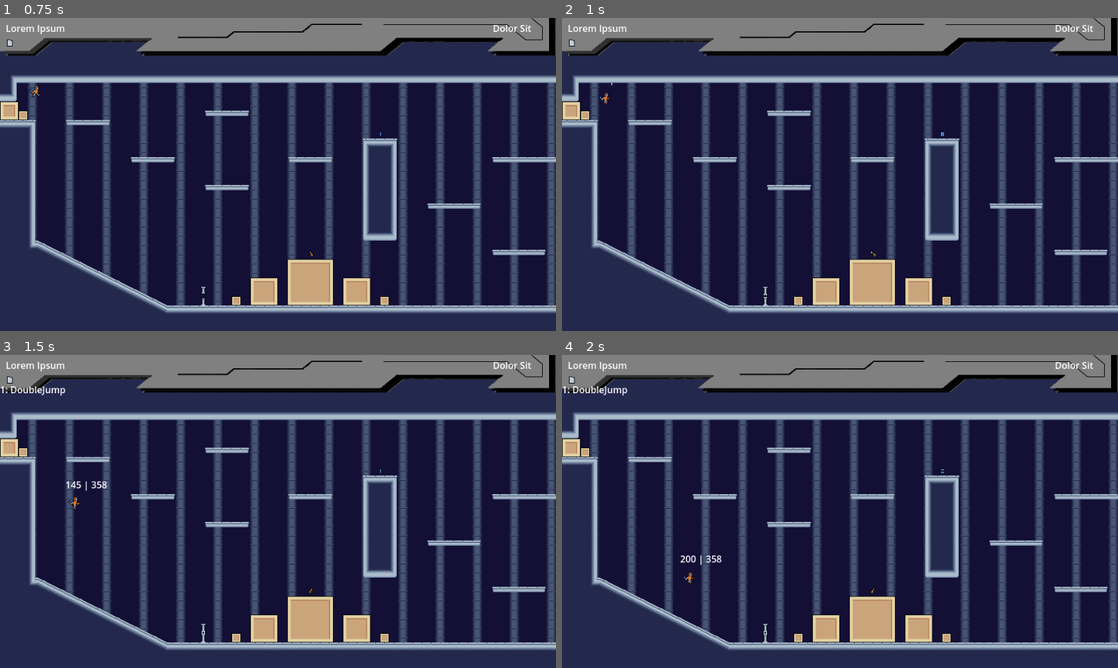
Above: before the commit, frames 1-4 (two rows, left to right).
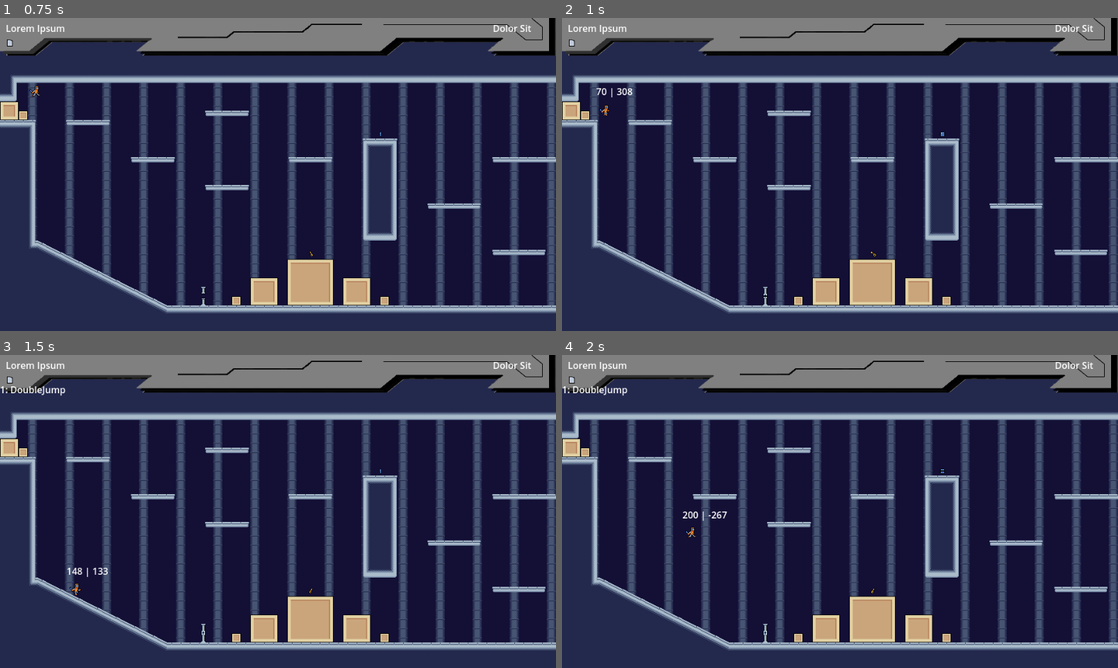
Above: after the commit, the same moments.

Repository: Cradac/H.O.R.S.T.
Game: Godot game, scene res://basic_scene.tscn
The game is run twice, just before and just after one commit, with the same random seed, the same clock (stepped at 60 frames per second) and the same inputs.
Inputs:
- Up to frame 1 (0.75 s): hold Right (move_right) from 0.53 s (still down); hold Space (jump) from 0.53 s (still down)
- Up to frame 2 (1 s): keep holding Right (move_right); keep holding Space (jump)
- Up to frame 3 (1.5 s): keep holding Right (move_right); release Space (jump) at 1.28 s; tap F (action) at 1.35 s
- Up to frame 4 (2 s): keep holding Right (move_right); tap Space (jump) at 1.52, 1.55, 1.82 s

Frame 1 is identical in both runs. In frame 2, 0.1% of the frame differs, in the area x 6-13%, y 20-32%; in frame 3, 0.2%; in frame 4, 0.3%, in the area x 21-30%, y 50-73%.

Commit message:
added ability items

Diff:
--- a/Character.gd
+++ b/Character.gd
@@ -6,8 +6,8 @@
 @export var FRICTION = 500
 @export var JUMP_FORCE = 250
 @export var GRAVITY = 500
-@export var DOWN_GRAVITY = 500
-@export var POST_JUMP_GRAVITY = 500
+@export var DOWN_GRAVITY = 1500
+#@export var POST_JUMP_GRAVITY = 500
 @export var ram_size = 1
 @onready var _animated_sprite = $AnimatedSprite2D
 
@@ -88,7 +88,6 @@
 	get_node("speed").text = str( round(velocity.x) ) + " | " + str( round(velocity.y))
 	move_and_slide()
 	if is_on_floor() and in_jump:
-		print("reset jump")
 		in_jump = false
 
 	if is_on_floor() and velocity.y > 100:
--- /dev/null
+++ b/interactables/chargedjumpitem.gd
@@ -0,0 +1,9 @@
+class_name ChargedJumpItem extends Area2D
+
+var picked_up = false
+
+func _on_body_entered(body):
+	if !picked_up:
+		(body as Player).equip(ChargedJump.new())
+		picked_up = true
+		visible = false
--- /dev/null
+++ b/interactables/chargedjumpitem.tscn
@@ -0,0 +1,18 @@
+[gd_scene load_steps=4 format=3 uid="uid://cjxp1oxc8ed24"]
+
+[ext_resource type="Script" path="res://interactables/chargedjumpitem.gd" id="1_rud4c"]
+[ext_resource type="Texture2D" uid="uid://8wawwv5sgddd" path="res://material/ChargedJump-Skillshard.png" id="1_uvf6q"]
+
+[sub_resource type="RectangleShape2D" id="RectangleShape2D_mcp6q"]
+size = Vector2(10.5, 12)
+
+[node name="chargedjumpitem" type="Area2D"]
+script = ExtResource("1_rud4c")
+
+[node name="Sprite2D" type="Sprite2D" parent="."]
+texture = ExtResource("1_uvf6q")
+
+[node name="CollisionShape2D" type="CollisionShape2D" parent="."]
+shape = SubResource("RectangleShape2D_mcp6q")
+
+[connection signal="body_entered" from="." to="." method="_on_body_entered"]
--- /dev/null
+++ b/interactables/dash.tscn
@@ -0,0 +1,19 @@
+[gd_scene load_steps=4 format=3 uid="uid://bgyffgxu7hsn8"]
+
+[ext_resource type="Script" path="res://interactables/dashitem.gd" id="1_7wixv"]
+[ext_resource type="Texture2D" uid="uid://bskvqstfpj36p" path="res://material/Dash-Skillshard2.png" id="1_ivs7y"]
+
+[sub_resource type="RectangleShape2D" id="RectangleShape2D_c06fa"]
+size = Vector2(10, 11.5)
+
+[node name="DashItem" type="Area2D"]
+script = ExtResource("1_7wixv")
+
+[node name="CollisionShape2D" type="CollisionShape2D" parent="."]
+position = Vector2(0, -0.25)
+shape = SubResource("RectangleShape2D_c06fa")
+
+[node name="Sprite2D" type="Sprite2D" parent="."]
+texture = ExtResource("1_ivs7y")
+
+[connection signal="body_entered" from="." to="." method="_on_body_entered"]
--- /dev/null
+++ b/interactables/dashitem.gd
@@ -0,0 +1,9 @@
+class_name DashItem extends Area2D
+
+var picked_up = false
+
+func _on_body_entered(body):
+	if !picked_up:
+#		(body as Player).equip(Dash.new())
+		picked_up = true
+		visible = false
--- /dev/null
+++ b/interactables/doublejump.tscn
@@ -0,0 +1,18 @@
+[gd_scene load_steps=4 format=3 uid="uid://c6t2o03yya3w5"]
+
+[ext_resource type="Script" path="res://interactables/doublejumpitem.gd" id="1_i3p83"]
+[ext_resource type="Texture2D" uid="uid://cmtmrcmq85qs2" path="res://material/DoubleJump-Skillshard.png" id="1_jn8y2"]
+
+[sub_resource type="RectangleShape2D" id="RectangleShape2D_22g0u"]
+size = Vector2(10, 12)
+
+[node name="DoubleJumpItem" type="Area2D"]
+script = ExtResource("1_i3p83")
+
+[node name="CollisionShape2D" type="CollisionShape2D" parent="."]
+shape = SubResource("RectangleShape2D_22g0u")
+
+[node name="Sprite2D" type="Sprite2D" parent="."]
+texture = ExtResource("1_jn8y2")
+
+[connection signal="body_entered" from="." to="." method="_on_body_entered"]
--- /dev/null
+++ b/interactables/doublejumpitem.gd
@@ -0,0 +1,9 @@
+class_name DoubleJumpItem extends Area2D
+
+var picked_up = false
+
+func _on_body_entered(body):
+	if !picked_up:
+		(body as Player).equip(DoubleJump.new())
+		picked_up = true
+		visible = false
--- a/project.godot
+++ b/project.godot
@@ -65,11 +65,13 @@
 drop_first={
 "deadzone": 0.5,
 "events": [Object(InputEventKey,"resource_local_to_scene":false,"resource_name":"","device":-1,"window_id":0,"alt_pressed":false,"shift_pressed":false,"ctrl_pressed":false,"meta_pressed":false,"pressed":false,"keycode":49,"physical_keycode":0,"key_label":0,"unicode":49,"echo":false,"script":null)
+, Object(InputEventJoypadButton,"resource_local_to_scene":false,"resource_name":"","device":-1,"button_index":13,"pressure":0.0,"pressed":true,"script":null)
 ]
 }
 drop_second={
 "deadzone": 0.5,
 "events": [Object(InputEventKey,"resource_local_to_scene":false,"resource_name":"","device":-1,"window_id":0,"alt_pressed":false,"shift_pressed":false,"ctrl_pressed":false,"meta_pressed":false,"pressed":false,"keycode":50,"physical_keycode":0,"key_label":0,"unicode":50,"echo":false,"script":null)
+, Object(InputEventJoypadButton,"resource_local_to_scene":false,"resource_name":"","device":-1,"button_index":14,"pressure":0.0,"pressed":true,"script":null)
 ]
 }
 
--- a/testlvl_phil.tscn
+++ b/testlvl_phil.tscn
@@ -14,7 +14,6 @@
 position = Vector2(113, 616)
 MAX_SPEED = 100
 AIR_BREAK = 350
-POST_JUMP_GRAVITY = 1500
 
 [node name="StaticBody2D" type="StaticBody2D" parent="."]
 position = Vector2(3, 271)
Not shown: 1 places in interactables/key.tscn that only renumber resources
